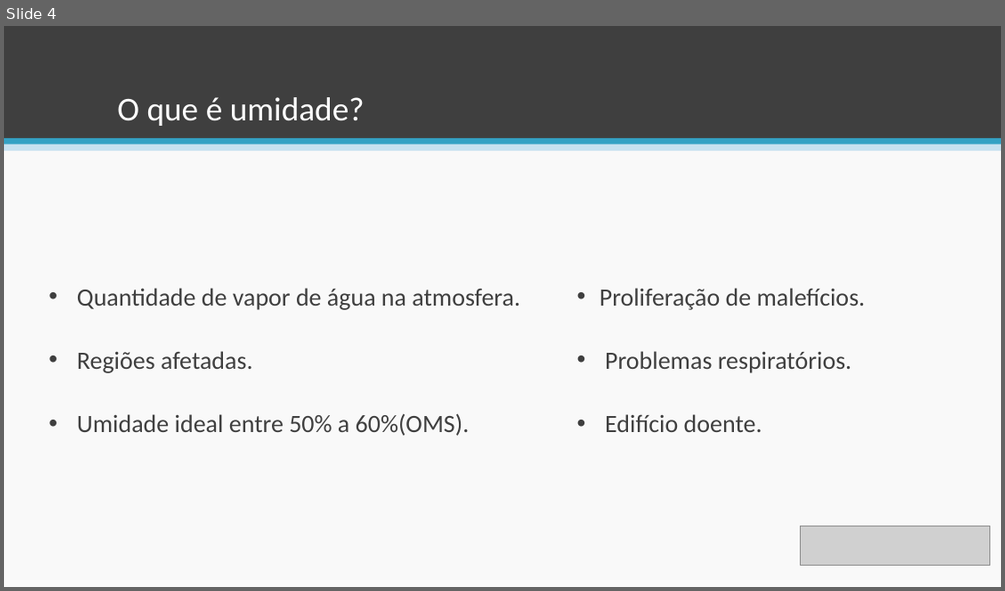
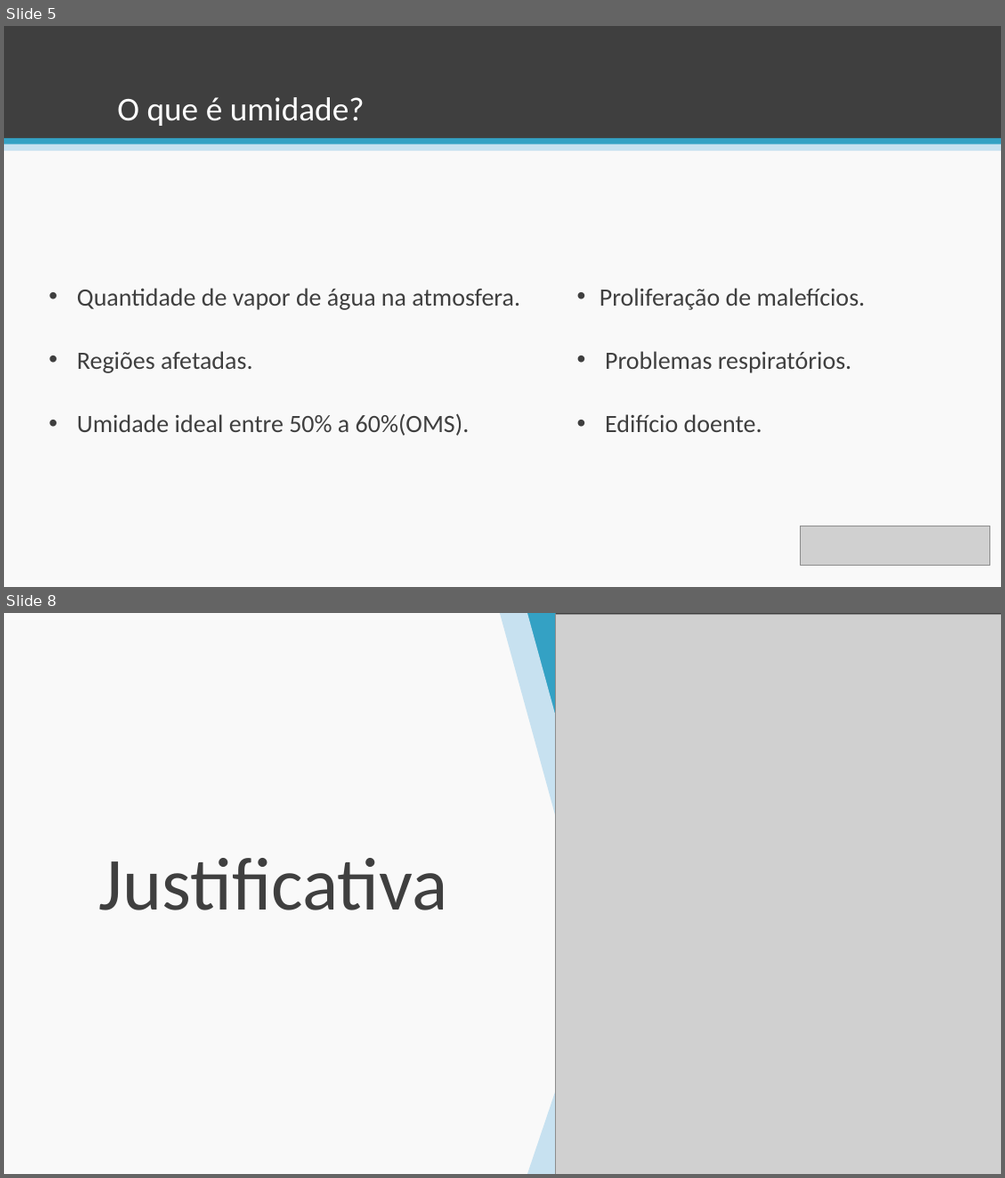
Before and after one commit to esteves-esta/TechHumi, a slide deck: documentacao/PowerPoint.pptx. Shown one above the other, each under a label of ours: slide 4 before the commit, slides 5 and 8 after it; the slides between them are not shown. The pictures are 1005x591 and 1005x1178 pixels, drawn with LibreOffice and Linux fonts; fonts in the diff are those of the drawing; grey boxes stand for pictures; background and template pictures are left out. Boxes give left, top, right and bottom in pixels: in the first picture for what was removed or moved away, otherwise in the second. Text is boxed around its words. In the diff, an @@ line names an element or a change of style, - is before the commit and + after.

```diff
--- a/documentacao/PowerPoint.pptx
+++ b/documentacao/PowerPoint.pptx
@@ slide 8 added at (4,613,1001,1174), background #F9F9F9 @@
@@ freeform shape added at (500,613,624,1174), fill #C7E1F0 @@
@@ freeform shape added at (516,613,652,1174), fill #34A1C4 @@
@@ freeform shape added at (539,613,1001,1174), fill #3F3F3F @@
@@ picture added at (556,615,1001,1174) @@
@@ rectangle added at (29,755,133,840), fill #F9F9F9, outline #F9F9F9 1 pt @@
@@ rectangle added at (443,840,475,857), fill #F9F9F9, outline #F9F9F9 1 pt @@
@@ text added at (99,858,448,910), 72 pt, text #3F3F3F @@
+Justificativa
@@ rectangle added at (443,963,517,1025), fill #F9F9F9, outline #F9F9F9 1 pt @@
@@ rectangle added at (320,1093,395,1155), fill #F9F9F9, outline #F9F9F9 1 pt @@
@@ what was slide 4 is now slide 5 @@
```
Also in this commit, not shown: 5 slides changed, 7 other slides added, 1 slide removed, 3 other files.
